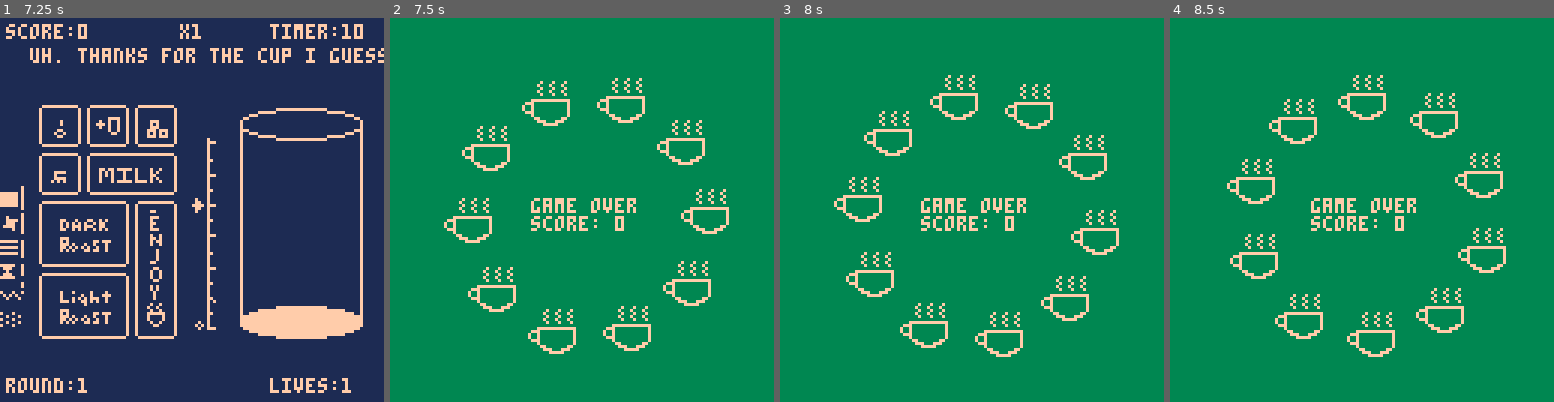
Above: before the commit, frames 1-4 (left to right).
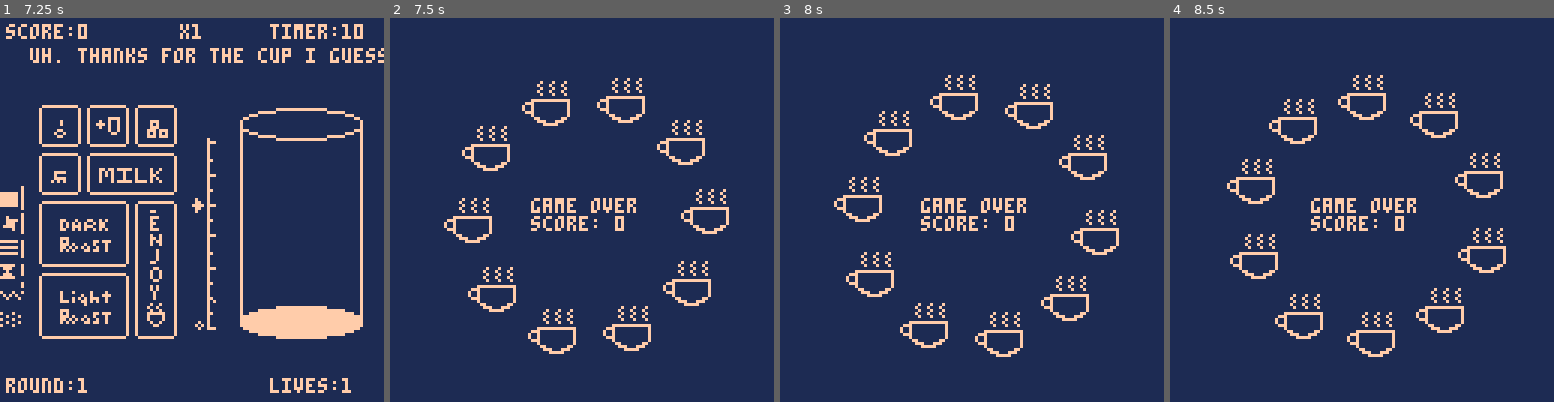
Above: after the commit, the same moments.

Repository: ianquill/brewbyte
Game: PICO-8 cartridge coffee_v08.p8
The game is run twice, just before and just after one commit, with the same random seed, the same clock (stepped at 60 frames per second) and the same inputs.
Inputs:
- Up to frame 1 (7.25 s): tap X (X key) at 0.33, 1.07, 1.85, 2.97, 4.08, 5.2, 6.32 s; hold Right 1.6-2.1 s; hold Up 2.15-2.42 s; hold Right 2.47-3.03 s; hold Left 3.08-3.58 s; hold Down 3.63-3.97 s; hold Right 4.02-4.68 s; hold Up 4.73-5.03 s; hold Left 5.08-5.68 s; hold Down 5.73-6.03 s; hold Right 6.08-6.58 s; hold Right 6.63-7.13 s; hold Up from 7.18 s (still down)
- Up to frame 2 (7.5 s): tap X (X key) at 7.43 s; release Up at 7.45 s
- Up to frame 3 (8 s): hold Right from 7.5 s (still down)
- Up to frame 4 (8.5 s): release Right at 8.07 s; hold Left from 8.12 s (still down)

Frame 1 is identical in both runs. In frame 2, 96% of the frame differs, in the area x 0-100%, y 0-100%; in frame 3, 96%; in frame 4, 96%.

Commit message:
changed bg color of game over to normal color scheme

Diff:
--- a/coffee_v08.p8
+++ b/coffee_v08.p8
@@ -589,7 +589,7 @@
 		--print("tutorial")
 
 	elseif gamemode=="gameover" then
-			cls(3)
+			cls(1)
 			map(32)
 			print("game over", 47, 60,15)
 			print("score: "..score)
Not shown, changed: the thumbnail (__label__) section of coffee_v08.p8
